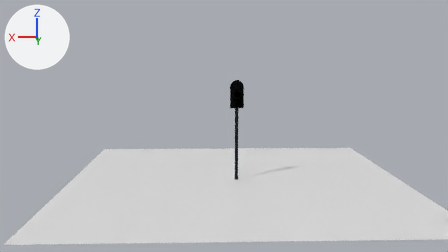
The Blender file Train-Lights/Blender/AspectGeneration.blend, before and after one commit.
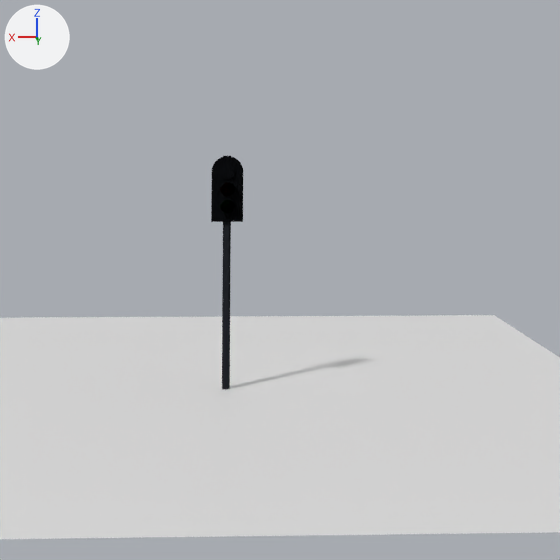
Old and new are each drawn from the file's camera 'Camera' and again close up on the part from 31% to 84% of the width and 6% to 100% of the height. Every picture has the same lights, and +X, +Y and +Z are marked at upper left.

Before the edit, the objects in view are built like this:
```python
me_cylinder_346 = bpy.data.meshes.new('Cylinder.346')
me_cylinder_346.from_pydata(...)  # 1100 vertices, 826 faces, 4 loose edges; spans x -4.0..4.0, y -1.0..4.26, z -1.0..1.0
# faces by material slot: [34, 246, 273, 273]
me_cylinder_346.materials.append(mat_pbr_dielectric_post)
me_cylinder_346.materials.append(mat_pbr_dielectric)
me_cylinder_346.materials.append(mat_light_glass_off_material_1_0_0)
me_cylinder_346.materials.append(mat_light_glass_off_material_0_1_0)
me_plane_029 = bpy.data.meshes.new('Plane.029')
me_plane_029.from_pydata([(-1.0, -1.0, 0.0), (1.0, -1.0, 0.0), (-1.0, 1.0, 0.0), (1.0, 1.0, 0.0)], [], [(0, 1, 3, 2)])
ob_aspect = bpy.data.objects.new('Aspect', me_cylinder_346)
ob_aspect.location = (0.0, -0.07, -1.57)
ob_aspect.scale = (0.05, 0.05, 1.6)
ob_plane = bpy.data.objects.new('Plane', me_plane_029)
ob_plane.location = (0.0, 0.0, -3.0)
ob_plane.scale = (5.0, 5.0, 1.0)
```
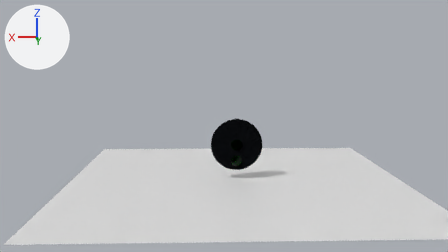
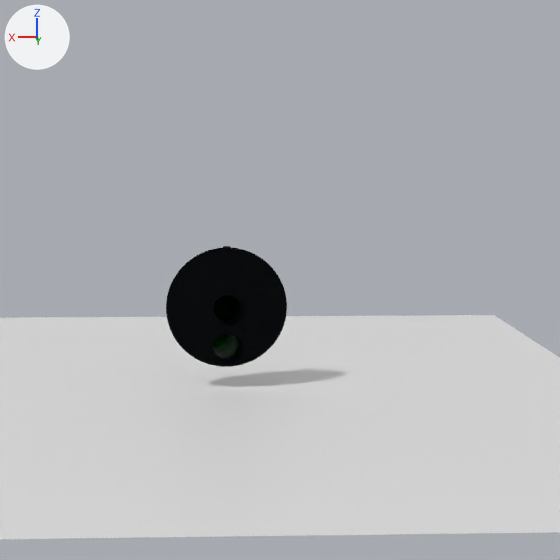
The change, as a diff of the scene's bpy script:
```diff
--- a/Train-Lights/Blender/AspectGeneration.blend.py
+++ b/Train-Lights/Blender/AspectGeneration.blend.py
@@ mat_light_glass_material_0_1_0 @@
+mat_light_glass_material_0_1_0 = bpy.data.materials.new('light_glass_material_0_1_0')
+# nodes: BsdfDiffuse, BsdfGlass, BsdfTranslucent, Fresnel, MixShader, OutputMaterial, TexWave
+# colours: black #002700, green #00ff00
@@ me_cylinder_346 @@
 # used by ob_aspect; location = (0.0, -0.07, -1.57); scale = (0.05, 0.05, 1.6)
-me_cylinder_346.from_pydata(...)  # 1100 vertices, 826 faces, 4 loose edges; spans x -4.0..4.0, y -1.0..4.26, z -1.0..1.0
+me_cylinder_346.from_pydata(...)  # 6724 vertices, 6524 faces; spans x -15.52..15.52, y -1.0..2.86, z -2.54..1.0
+# me_cylinder_346 part 1: a new loose piece of 5824 vertices spanning x -15.52..15.52, y 1.09..1.51, z -2.54..0.99, in mat_pbr_dielectric
+# me_cylinder_346 part 2: a new loose piece of 272 vertices spanning x -3.44..3.44, y 1.5..1.9, z -1.16..-0.38, in mat_light_glass_off_material_0_1_0
+# me_cylinder_346 part 3: a new loose piece of 272 vertices spanning x -3.44..3.44, y 1.5..1.9, z -2.3..-1.52, in mat_light_glass_material_0_1_0
+# me_cylinder_346 part 4: a new loose piece of 146 vertices spanning x -3.58..3.58, y 1.5..2.86, z -1.18..-0.37, in mat_pbr_dielectric
+# me_cylinder_346 part 5: a new loose piece of 146 vertices spanning x -3.58..3.58, y 1.5..2.86, z -2.32..-1.51, in mat_pbr_dielectric
+# me_cylinder_346 part 6: the loose piece of 272 vertices spanning x -1.8..1.8, y 1.5..1.9, z 0.68..0.8 is deleted
+# me_cylinder_346 part 7: the loose piece of 272 vertices spanning x -1.8..1.8, y 1.5..1.9, z 0.55..0.66 is deleted
+# me_cylinder_346 part 8: the loose piece of 164 vertices spanning x -2.0..2.0, y 1.5..4.26, z 0.54..0.67 is deleted
+# me_cylinder_346 part 9: 328 vertices removed from x -4.0..4.0, y 1.1..4.26, z 0.48..1.0
 me_cylinder_346.materials.append(mat_pbr_dielectric_post)
 me_cylinder_346.materials.append(mat_pbr_dielectric)
-me_cylinder_346.materials.append(mat_light_glass_off_material_1_0_0)
 me_cylinder_346.materials.append(mat_light_glass_off_material_0_1_0)
+me_cylinder_346.materials.append(mat_light_glass_material_0_1_0)
@@ ob_aspect @@
 ob_aspect.location = (0.0, -0.07, -1.57)
-ob_aspect.scale = (0.05, 0.05, 1.6)
+ob_aspect.scale = (0.05, 0.05, 0.44)
```

Changed parts and their boxes [x1, y1, x2, y2] in the close-ups (560 x 560 px):
'Aspect', reshaped, rescaled (270% wider, 48% shorter): before [211, 156, 243, 390]; after [166, 246, 287, 367]
part 1 of me_cylinder_346, added (black): after [166, 248, 287, 367]
part 2 of me_cylinder_346, added (black): after [213, 295, 240, 321]
part 3 of me_cylinder_346, added: after [213, 334, 240, 359]
part 4 of me_cylinder_346, added: after [213, 294, 241, 322]
part 5 of me_cylinder_346, added: after [213, 332, 240, 360]
part 6 of me_cylinder_346, deleted: before [220, 183, 234, 196]
part 7 of me_cylinder_346, deleted: before [220, 200, 234, 213]
part 8 of me_cylinder_346, deleted: before [219, 198, 236, 214]
part 9 of me_cylinder_346, deleted (black): before [211, 156, 243, 222]
